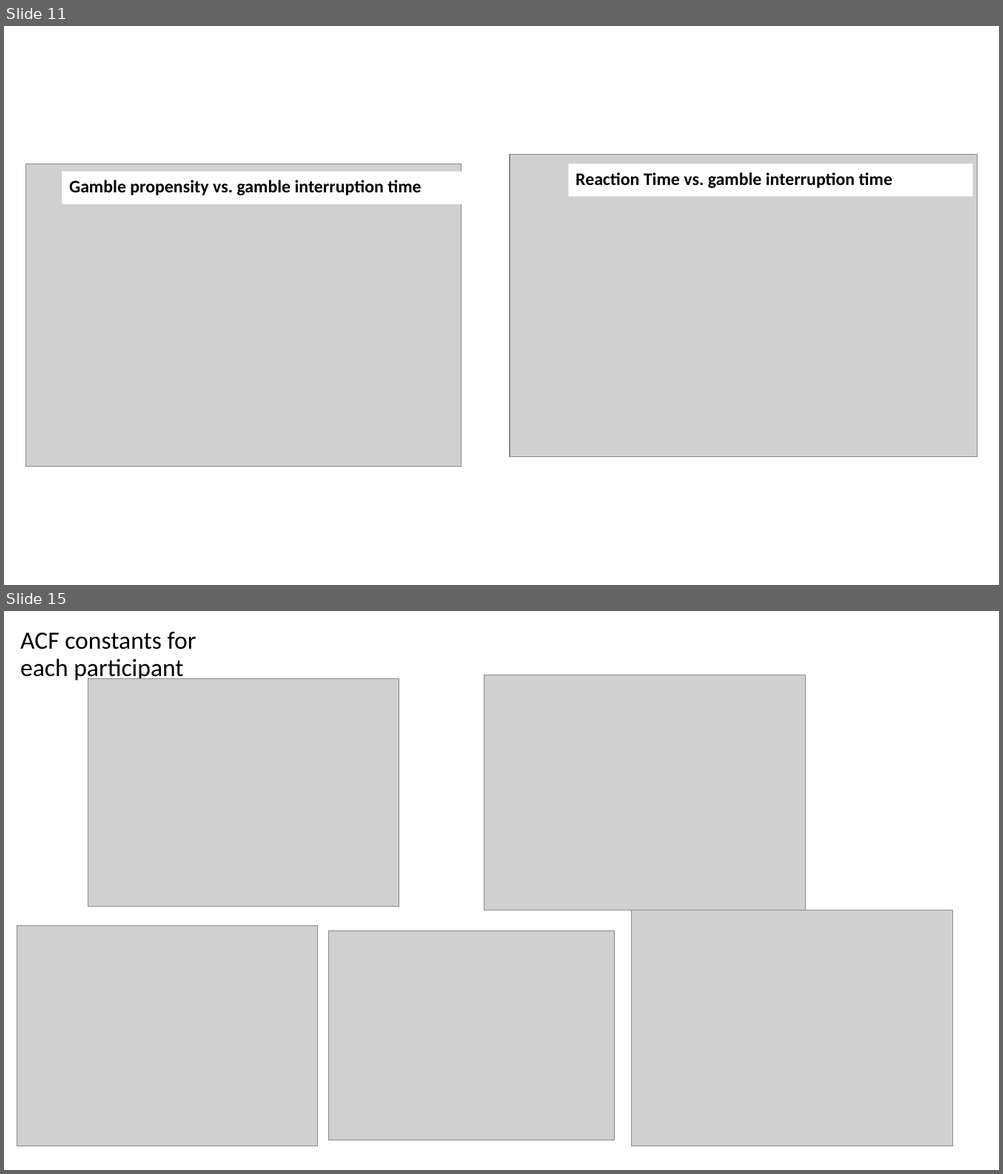
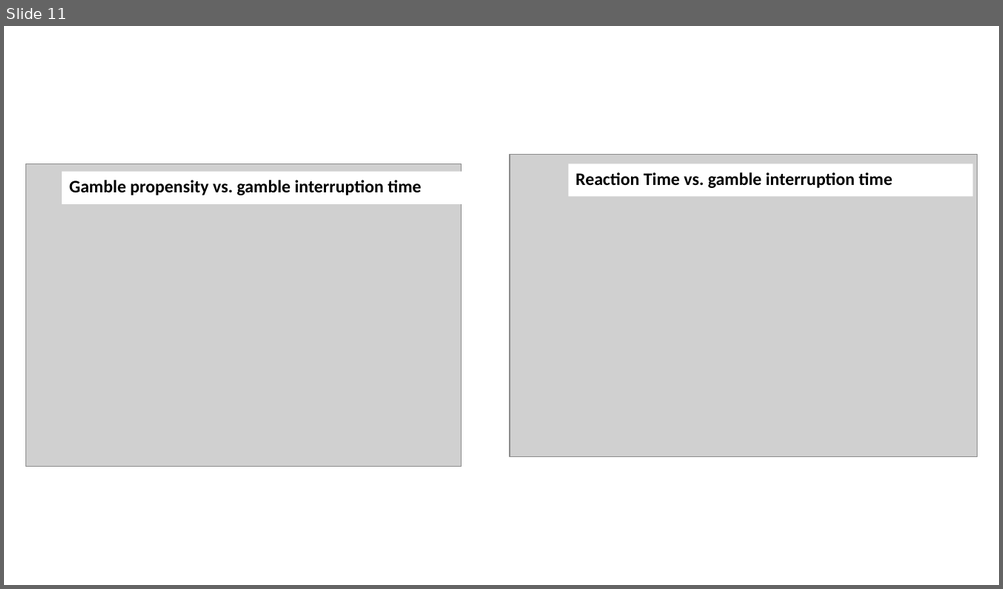
Before and after one commit to gpagnier/rampAnalysis, a slide deck: BortonLabMeeting12.7.pptx. Shown one above the other, each under a label of ours: slides 11 and 15 before the commit, slide 11 after it; the slides between them are not shown. The pictures are 1003x1174 and 1003x589 pixels, drawn with LibreOffice and Linux fonts; fonts in the diff are those of the drawing; grey boxes stand for pictures. Boxes give left, top, right and bottom in pixels: in the first picture for what was removed or moved away, otherwise in the second. Text is boxed around its words. In the diff, an @@ line names an element or a change of style, - is before the commit and + after.

```diff
--- a/BortonLabMeeting12.7.pptx
+++ b/BortonLabMeeting12.7.pptx
@@ slide 15 removed at [4, 611, 999, 1170], background #FFFFFF @@
@@ title removed at [20, 632, 196, 682] @@
-ACF constants for each participant
@@ picture removed at [484, 675, 805, 911] @@
@@ picture removed at [88, 679, 398, 906] @@
@@ picture removed at [631, 911, 952, 1147] @@
@@ picture removed at [17, 925, 317, 1146] @@
@@ picture removed at [329, 931, 614, 1141] @@
```
Also in this commit, not shown: 7 slides changed, 3 slides added, 1 other slide removed.
